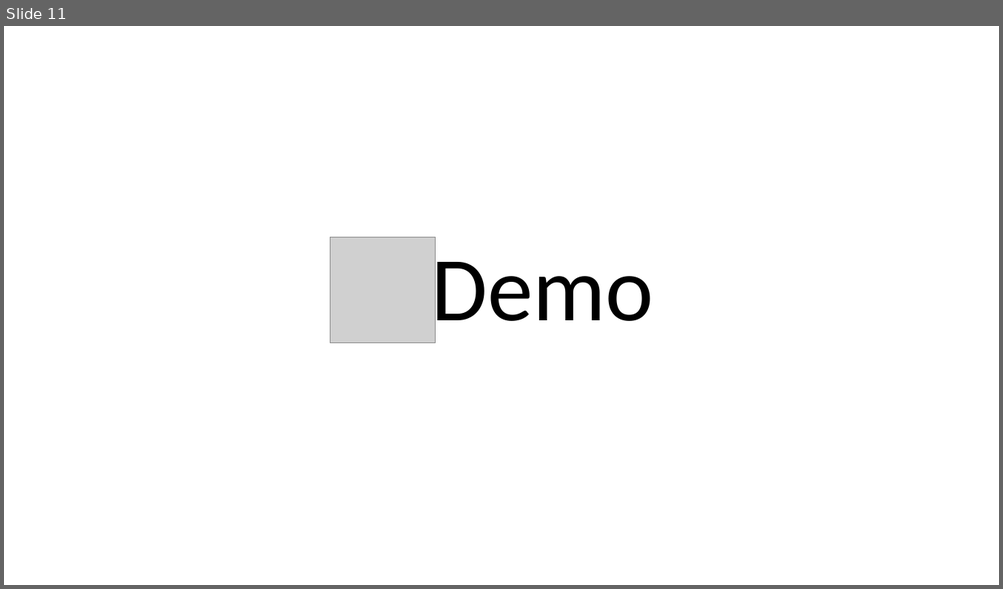
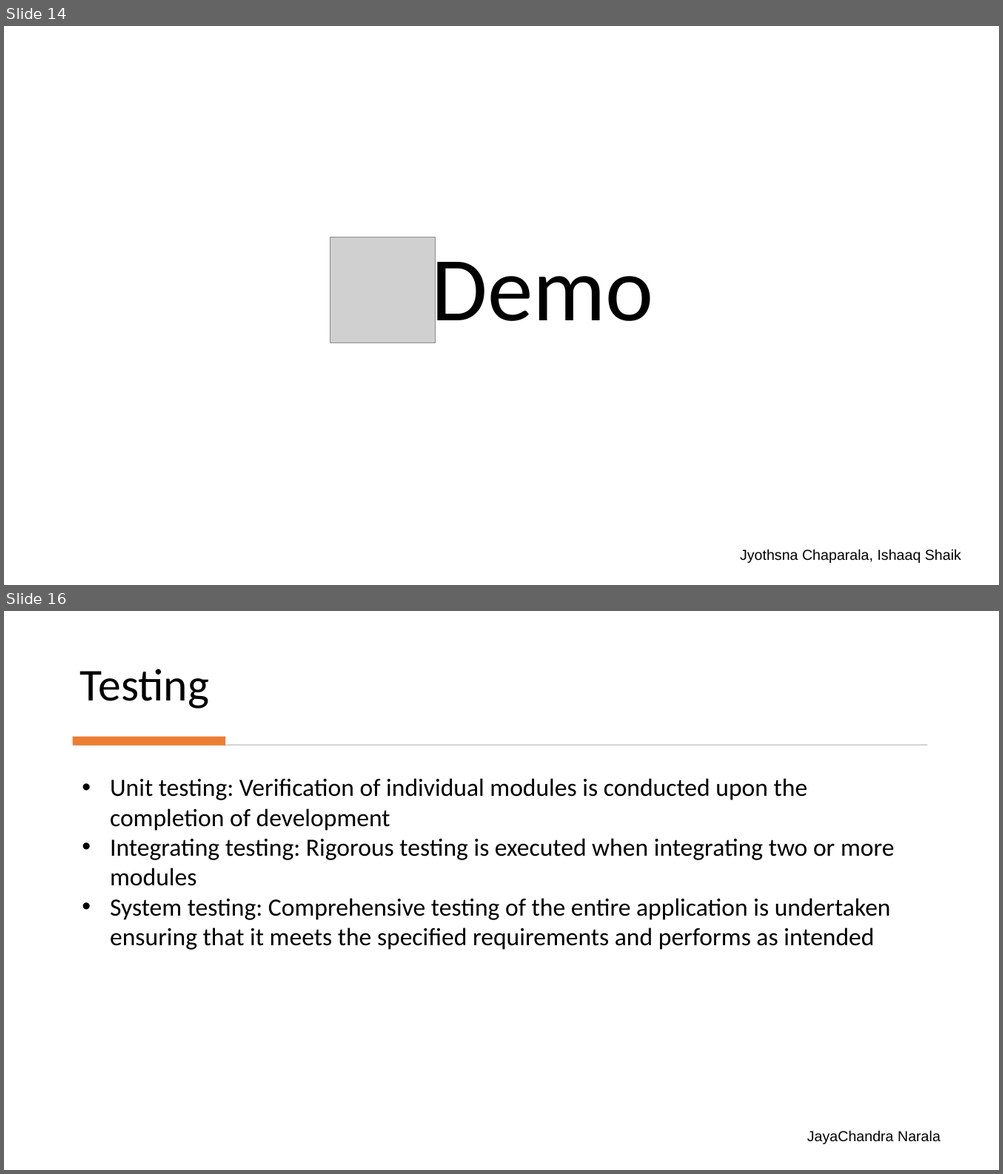
Before and after one commit to JyothsnaCh0831/SoulSwipe, a slide deck: SoulSwipe.pptx. Shown one above the other, each under a label of ours: slide 11 before the commit, slides 14 and 16 after it; the slides between them are not shown. The pictures are 1003x589 and 1003x1174 pixels, drawn with LibreOffice and Linux fonts; fonts in the diff are those of the drawing; grey boxes stand for pictures. Boxes give left, top, right and bottom in pixels: in the first picture for what was removed or moved away, otherwise in the second. Text is boxed around its words. In the diff, an @@ line names an element or a change of style, - is before the commit and + after.

```diff
--- a/SoulSwipe.pptx
+++ b/SoulSwipe.pptx
@@ slide 16 added at bbox=[4, 611, 999, 1170], background #FFFFFF @@
@@ title added at bbox=[80, 669, 209, 709], 44 pt, text #000000 @@
+Testing
@@ rectangle added at bbox=[73, 736, 225, 745], fill #ED7D31 @@
@@ rectangle added at bbox=[75, 744, 928, 746], fill #D5D5D5 @@
@@ text added at bbox=[110, 778, 894, 950], 24 pt, text #000000 @@
+• Unit testing: Verification of individual modules is conducted upon the completion of development
+• Integrating testing: Rigorous testing is executed when integrating two or more modules
+• System testing: Comprehensive testing of the entire application is undertaken ensuring that it meets the specified requirements and performs as intended
@@ text added at bbox=[807, 1130, 940, 1145], 14 pt, text #000000 @@
+JayaChandra Narala
@@ what was slide 11 is now slide 14 @@
@@ slide 14 changed as well @@
@@ text added at bbox=[740, 549, 961, 563], 14 pt, text #000000 @@
+Jyothsna Chaparala, Ishaaq Shaik
```
Also in this commit, not shown: 9 other slides changed, 7 other slides added, 5 slides removed.
